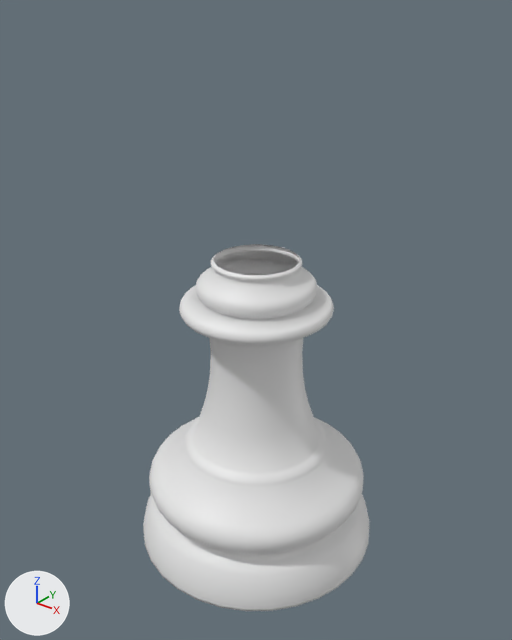
One commit to the Blender file tutorial/section6/chessbishop.blend: the scene before it, then after it.
The view is the same before and after, from a camera (50 mm lens) standing at (6.14, -7.69, 8.76) and looking at (0.01, -0.03, 4.01). The axes (+X, +Y, +Z) are drawn at lower left. The lights are the same throughout.

Before the edit, the objects in view are built like this:
```python
me_sphere = bpy.data.meshes.new('Sphere')
me_sphere.from_pydata(...)  # 1888 vertices, 1857 faces; spans x -2.02..2.02, y -2.02..2.02, z -1.97..2.81
me_sphere.polygons.foreach_set('use_smooth', [True] * 1857)
ob_bishop = bpy.data.objects.new('Bishop', me_sphere)
ob_bishop.location = (0.0, 0.0, 2.06)
ob_bishop.scale = (0.989, 0.989, 1.05)
```
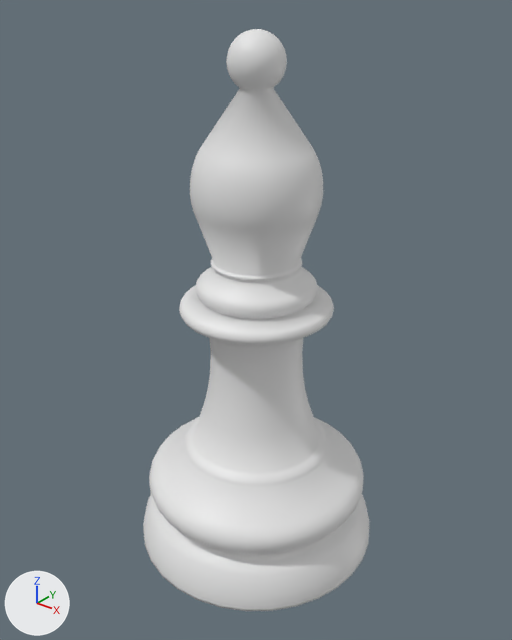
Commit message: Created bishop top

Where the newer file only moved an object's origin or applied its transform, the numbers keep the older frame.

Location of each change, [x1, y1, x2, y2] in pixels of the pictures (512 x 640 px):
'Bishop', reshaped (58% taller)
    before: [143, 244, 369, 611]
    after: [143, 29, 369, 611]
part 1 of me_sphere, added
    after: [190, 29, 323, 275]

The change, as a list of edits to the scene's bpy script:
```text
Change me_sphere:
    used by ob_bishop; location = (0.0, 0.0, 2.06); scale = (0.989, 0.989, 1.05)
    remove me_sphere.from_pydata(...)  # 1888 vertices, 1857 faces; spans x -2.02..2.02, y -2.02..2.02, z -1.97..2.81
    add me_sphere.from_pydata(...)  # 2529 vertices, 2529 faces; spans x -2.02..2.02, y -2.02..2.02, z -1.97..5.82
    me_sphere part 1: 641 vertices added at x -0.95..0.95, y -0.95..0.95, z 3.52..5.82
```
